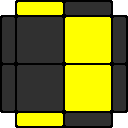
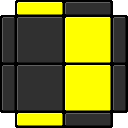
Two versions of the same layered image (w=128, h=128). Layer-by-layer changes:
painted on "border" over [17, 2, 111, 126]
painted on "color" over [2, 2, 126, 126]
